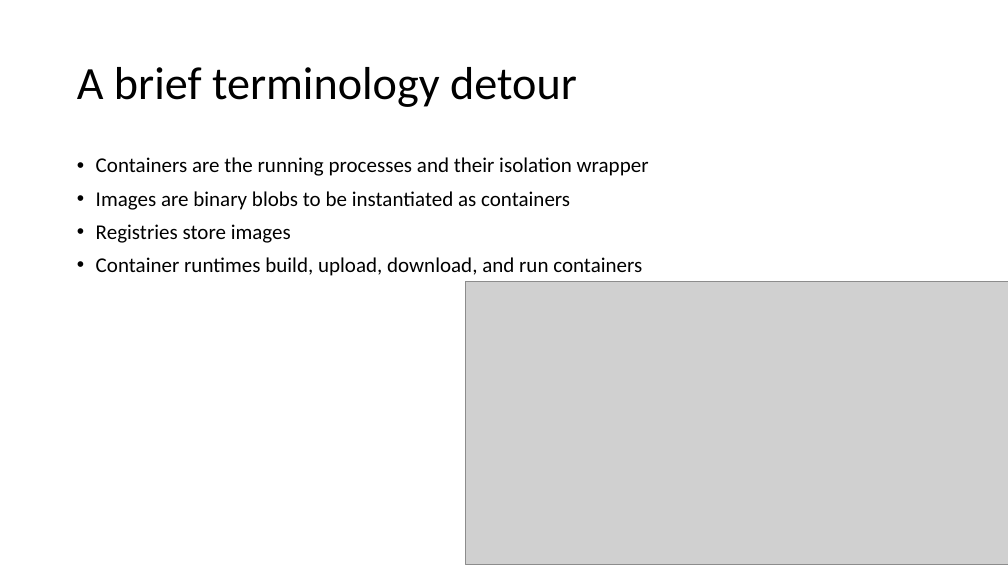
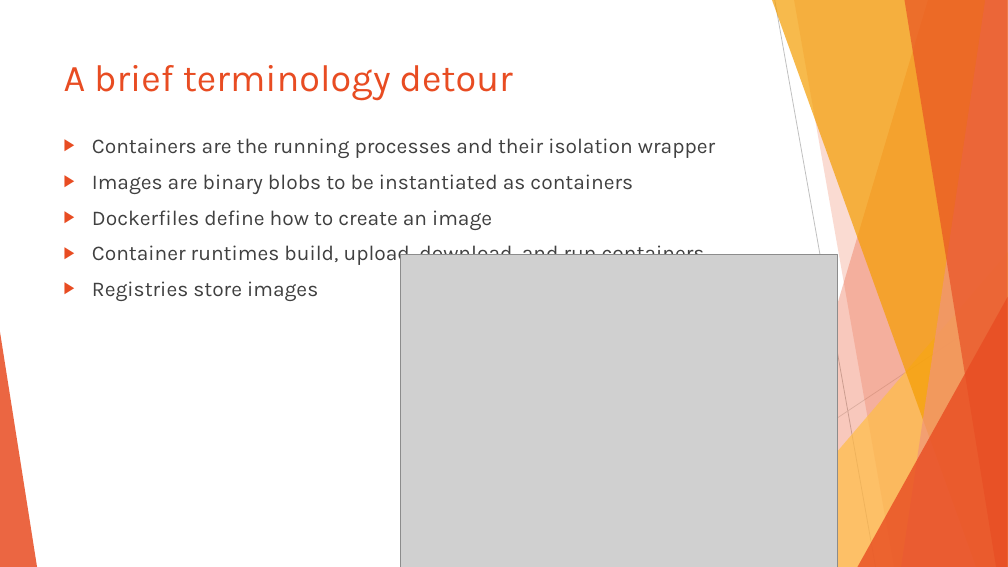
Before and after one commit to Ezekiel-DA/containerization_example, a slide deck: slide 8 of Containerization as an Open Science tool.pptx (slide 7 before the commit). Drawn at 1008x567 pixels with LibreOffice and Linux fonts; fonts in the diff are those of the drawing; grey boxes stand for pictures. Boxes give left, top, right and bottom in pixels: in the first picture for what was removed or moved away, otherwise in the second. Text is boxed around its words. In the diff, an @@ line names an element or a change of style, - is before the commit and + after.

```diff
--- a/Containerization as an Open Science tool.pptx
+++ b/Containerization as an Open Science tool.pptx
@@ title "A brief terminology detour": place and size @@
-title "A brief terminology detour" at (77,67,577,107)
+title "A brief terminology detour" at (64,65,513,101)
@@ title "A brief terminology detour" at (64,65,513,101): size 44 to 36 pt, font Calibri to Karla, text colour #000000 to #E84C22; line spacing 0.9 to 1; vertical alignment middle to top @@
@@ text "Containers are the running processes ...": place and size @@
-text "Containers are the running processes ..." at (96,157,649,276)
+text "Containers are the running processes ..." at (92,138,715,301)
@@ text at (92,138,715,301): font Calibri to Karla, text colour #000000 to #404040 in "Containers are the running processes and their ...", "Images are binary blobs to be instantiated ...", "Registries store images"; bullet • to ▶; line spacing 0.9 to 1 @@
@@ text at (92,210,705,266): paragraphs added @@
+▶ Dockerfiles define how to create an image
+▶ Container runtimes build, upload, download, and run containers
@@ text at (96,257,642,276): paragraph removed @@
-• Container runtimes build, upload, download, and run containers
@@ picture: place and size @@
-picture at (466,281,1008,565)
+picture at (401,255,837,567)
@@ group added at (0,0,1008,567): 5 freeform shapes, 3 triangles, 2 lines @@
```
Also in this commit, not shown: 14 other slides changed, 3 slides added, 3 slides removed.
